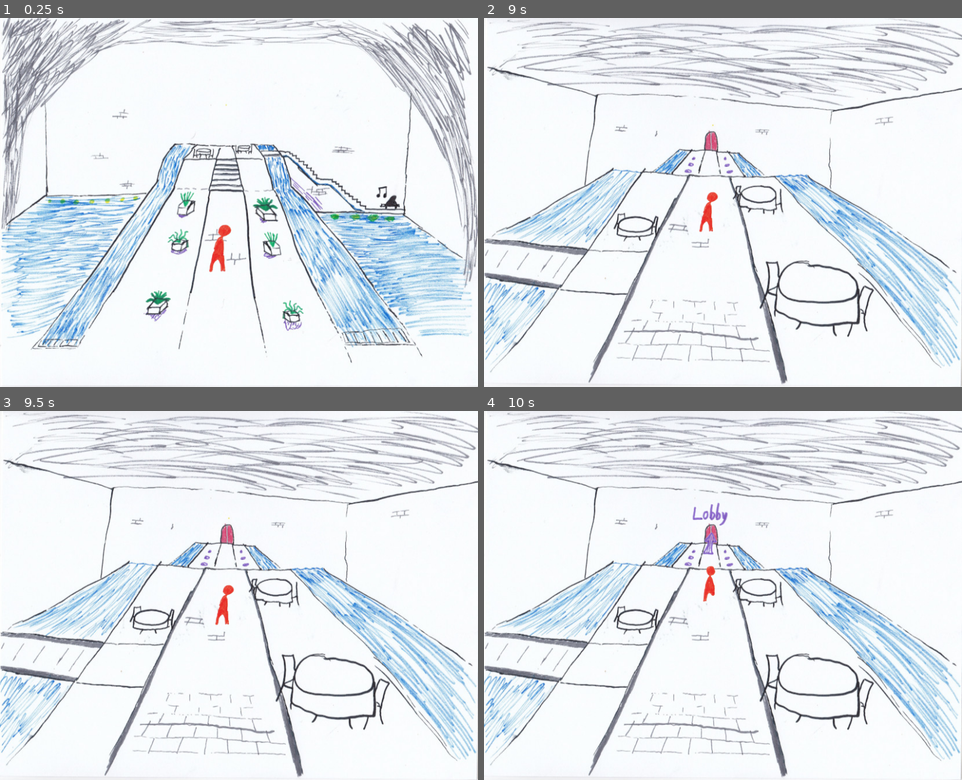
Above: before the commit, frames 1-4 (two rows, left to right).
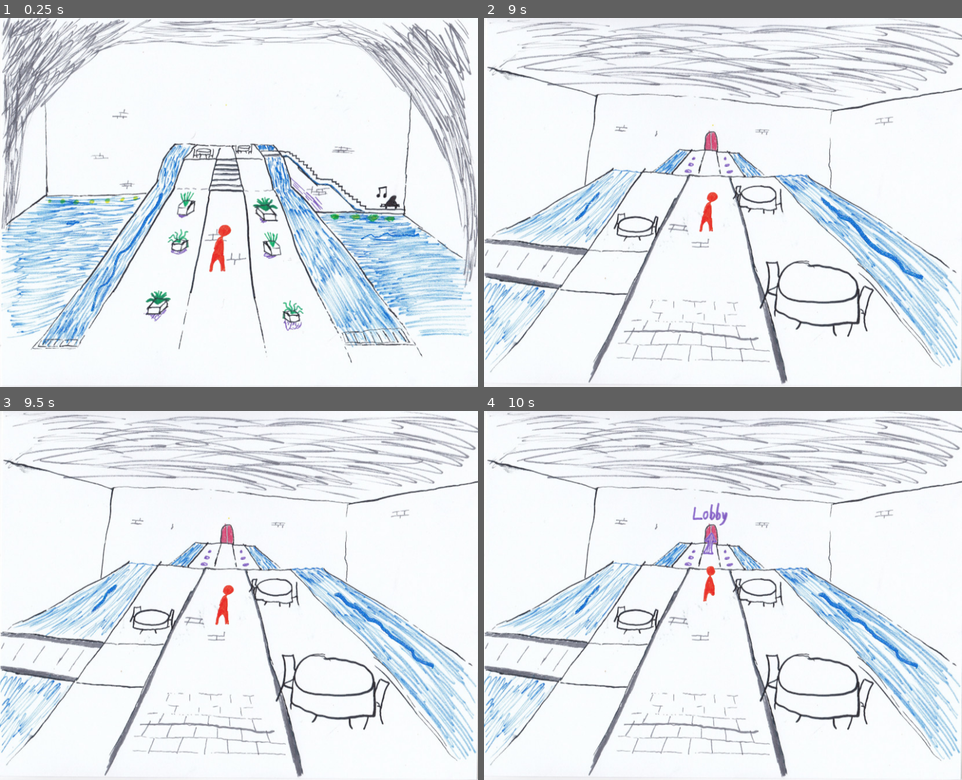
Above: after the commit, the same moments.

Repository: Swepedia/Flatgame
Game: Godot game, scene res://Entrance.tscn
Same seed, same stepped clock (60 frames per second), same inputs: the game is played once before the commit and once after it.
Inputs (mouse positions are in pixels of both pictures, inside the frame that each line leads up to):
- Up to frame 1 (0.25 s): no input
- Up to frame 2 (9 s): move the mouse to (708, 113) at 0.52 s; click (708, 113) at 0.67 s; move the mouse to (627, 220) at 1.27 s; click (627, 220) at 1.42 s; move the mouse to (770, 121) at 2.02 s; click (770, 121) at 2.17 s; move the mouse to (699, 276) at 2.77 s; click (699, 276) at 2.92 s; move the mouse to (866, 257) at 3.52 s; click (866, 257) at 3.67 s; move the mouse to (579, 147) at 4.27 s; click (579, 147) at 4.42 s; move the mouse to (746, 202) at 5.02 s; click (746, 202) at 5.17 s; move the mouse to (651, 110) at 5.77 s; click (651, 110) at 5.92 s; move the mouse to (828, 184) at 6.52 s; click (828, 184) at 6.67 s; move the mouse to (627, 220) at 7.27 s; click (627, 220) at 7.42 s; move the mouse to (770, 121) at 8.02 s; click (770, 121) at 8.17 s; move the mouse to (699, 276) at 8.77 s; click (699, 276) at 8.92 s
- Up to frame 3 (9.5 s): no input
- Up to frame 4 (10 s): move the mouse to (708, 532) at 9.52 s; click (708, 532) at 9.67 s

The runs differ from the first frame. In frame 1, 0.4% of the frame differs, in the area x 13-88%, y 40-80%; in frame 2, 0.4%, in the area x 19-92%, y 47-71%; in frame 3, 0.4%; in frame 4, 0.4%.

Commit message:
Add animated water

Diff:
--- a/Dining.tscn
+++ b/Dining.tscn
@@ -13,6 +13,8 @@
 [ext_resource path="res://animations/arrow_curved_2.png" type="Texture" id=11]
 [ext_resource path="res://Scripts/ToPiano.gd" type="Script" id=12]
 [ext_resource path="res://Player.tscn" type="PackedScene" id=13]
+[ext_resource path="res://LongWater.tscn" type="PackedScene" id=14]
+[ext_resource path="res://ShortWater.tscn" type="PackedScene" id=15]
 
 [sub_resource type="NavigationPolygon" id=1]
 vertices = PoolVector2Array( 543.153, 331.038, 623.056, 417.305, 550.931, 405.991, 509.212, 346.594, 777.912, 624.487,  …(445 unchanged characters)…
@@ -62,6 +64,16 @@
 position = Vector2( 412.5, 318.75 )
 texture = ExtResource( 1 )
 
+[node name="ShortWater" parent="Background" instance=ExtResource( 15 )]
+position = Vector2( -234.595, 6.73474 )
+rotation = 0.666892
+scale = Vector2( 0.52, 1 )
+
+[node name="LongWater" parent="Background" instance=ExtResource( 14 )]
+position = Vector2( 253.676, 61.7354 )
+rotation = -2.49016
+scale = Vector2( 0.587263, 0.587263 )
+
 [node name="Navigation2D" type="Navigation2D" parent="."]
 
 [node name="NavigationPolygonInstance" type="NavigationPolygonInstance" parent="Navigation2D"]
@@ -102,4 +114,3 @@
 
 [node name="Player" parent="." instance=ExtResource( 13 )]
 position = Vector2( 385.985, 369.682 )
-scale = Vector2( 0.193088, 0.193088 )
--- a/Entrance.tscn
+++ b/Entrance.tscn
@@ -12,6 +12,8 @@
 [ext_resource path="res://Scripts/ToDining.gd" type="Script" id=10]
 [ext_resource path="res://graphics/note_1.png" type="Texture" id=11]
 [ext_resource path="res://Player.tscn" type="PackedScene" id=12]
+[ext_resource path="res://ShortWater.tscn" type="PackedScene" id=13]
+[ext_resource path="res://LongWater.tscn" type="PackedScene" id=14]
 
 [sub_resource type="NavigationPolygon" id=1]
 vertices = PoolVector2Array( 320.045, 347.172, 337.506, 334.43, 435.197, 339.857, 450.771, 354.487, 475.125, 380.53, 44 …(727 unchanged characters)…
@@ -79,6 +81,31 @@
 texture = ExtResource( 3 )
 flip_h = true
 
+[node name="ShortWater" parent="Background" instance=ExtResource( 13 )]
+position = Vector2( -127.423, -51.9131 )
+rotation = 0.192419
+scale = Vector2( 0.268109, 0.268109 )
+
+[node name="ShortWater2" parent="Background" instance=ExtResource( 13 )]
+position = Vector2( 69.8467, -49.0815 )
+rotation = -0.313246
+scale = Vector2( 0.46303, 0.46303 )
+
+[node name="ShortWater3" parent="Background" instance=ExtResource( 13 )]
+position = Vector2( -287.882, 35.8672 )
+rotation = 1.53991
+scale = Vector2( 0.423039, 0.423039 )
+
+[node name="LongWater" parent="Background" instance=ExtResource( 14 )]
+position = Vector2( 262.473, 56.6866 )
+rotation = -0.06635
+scale = Vector2( 0.268109, 0.268109 )
+
+[node name="LongWater2" parent="Background" instance=ExtResource( 14 )]
+position = Vector2( -193.494, 80.2294 )
+rotation = -1.02454
+scale = Vector2( 0.635471, 0.420477 )
+
 [node name="Navigation2D" type="Navigation2D" parent="."]
 position = Vector2( 2.37842, 0 )
 
--- /dev/null
+++ b/LongWater.tscn
@@ -0,0 +1,19 @@
+[gd_scene load_steps=5 format=2]
+
+[ext_resource path="res://animations/water_l_1.png" type="Texture" id=1]
+[ext_resource path="res://animations/water_l_3.png" type="Texture" id=2]
+[ext_resource path="res://animations/water_l_2.png" type="Texture" id=3]
+
+[sub_resource type="SpriteFrames" id=1]
+animations = [ {
+"frames": [ ExtResource( 1 ), ExtResource( 3 ), ExtResource( 2 ) ],
+"loop": true,
+"name": "default",
+"speed": 5.0
+} ]
+
+[node name="LongWater" type="Node2D"]
+
+[node name="AnimatedSprite" type="AnimatedSprite" parent="."]
+frames = SubResource( 1 )
+playing = true
--- a/Piano.tscn
+++ b/Piano.tscn
@@ -12,6 +12,8 @@
 [ext_resource path="res://animations/arrow_straight_1.png" type="Texture" id=10]
 [ext_resource path="res://Scripts/Piano.gd" type="Script" id=11]
 [ext_resource path="res://SmallPlayer.tscn" type="PackedScene" id=12]
+[ext_resource path="res://ShortWater.tscn" type="PackedScene" id=13]
+[ext_resource path="res://LongWater.tscn" type="PackedScene" id=14]
 
 [sub_resource type="NavigationPolygon" id=6]
 vertices = PoolVector2Array( 486.857, 233.953, 484.079, 229.984, 500.35, 231.572, 498.365, 233.556, 631.876, 328, 654.126, 329.25, 653.534, 330.387, 630.913, 329.197, 546.781, 278.797, 549.5, 276.75, 572.576, 280.781, 574.561, 277.606 )
@@ -79,6 +81,31 @@
 texture = ExtResource( 6 )
 flip_h = true
 
+[node name="ShortWater" type="Node2D" parent="Background" instance=ExtResource( 13 )]
+position = Vector2( -127.423, -51.9131 )
+rotation = 0.192419
+scale = Vector2( 0.268109, 0.268109 )
+
+[node name="ShortWater2" type="Node2D" parent="Background" instance=ExtResource( 13 )]
+position = Vector2( 69.8467, -49.0815 )
+rotation = -0.313246
+scale = Vector2( 0.46303, 0.46303 )
+
+[node name="ShortWater3" type="Node2D" parent="Background" instance=ExtResource( 13 )]
+position = Vector2( -287.882, 35.8672 )
+rotation = 1.53991
+scale = Vector2( 0.423039, 0.423039 )
+
+[node name="LongWater" type="Node2D" parent="Background" instance=ExtResource( 14 )]
+position = Vector2( 262.473, 56.6866 )
+rotation = -0.06635
+scale = Vector2( 0.268109, 0.268109 )
+
+[node name="LongWater2" type="Node2D" parent="Background" instance=ExtResource( 14 )]
+position = Vector2( -193.494, 80.2294 )
+rotation = -1.02454
+scale = Vector2( 0.635471, 0.420477 )
+
 [node name="Navigation2D" type="Navigation2D" parent="."]
 
 [node name="NavigationPolygonInstance" type="NavigationPolygonInstance" parent="Navigation2D"]
--- /dev/null
+++ b/ShortWater.tscn
@@ -0,0 +1,22 @@
+[gd_scene load_steps=7 format=2]
+
+[ext_resource path="res://animations/water_es_2.png" type="Texture" id=1]
+[ext_resource path="res://animations/water_es_5.png" type="Texture" id=2]
+[ext_resource path="res://animations/water_es_1.png" type="Texture" id=3]
+[ext_resource path="res://animations/water_es_3.png" type="Texture" id=4]
+[ext_resource path="res://animations/water_es_4.png" type="Texture" id=5]
+
+[sub_resource type="SpriteFrames" id=1]
+animations = [ {
+"frames": [ ExtResource( 3 ), ExtResource( 1 ), ExtResource( 4 ), ExtResource( 5 ), ExtResource( 2 ) ],
+"loop": true,
+"name": "default",
+"speed": 5.0
+} ]
+
+[node name="ShortWater" type="Node2D"]
+
+[node name="AnimatedSprite" type="AnimatedSprite" parent="."]
+frames = SubResource( 1 )
+frame = 1
+playing = true
Not shown: 1 places in Dining.tscn that only renumber resources
Not shown: 1 places in Entrance.tscn that only renumber resources
Not shown: 1 places in Piano.tscn that only renumber resources
